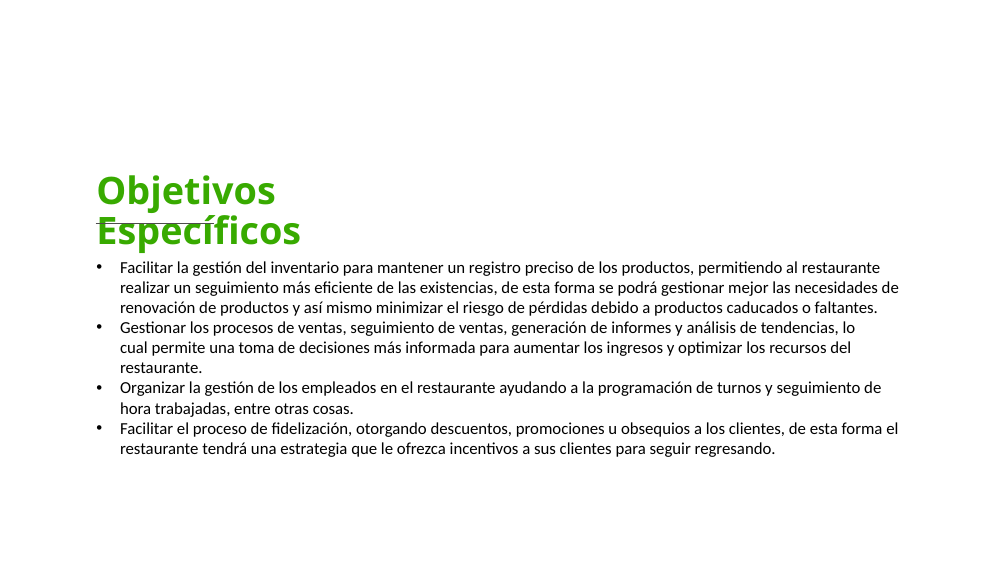
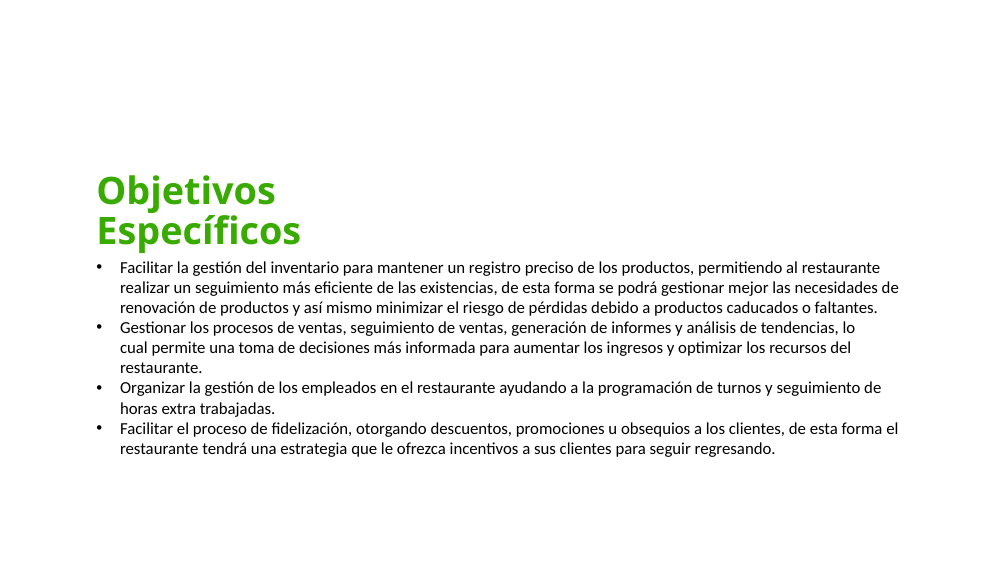
Before and after one commit to cmsrwood/mrhomero, a slide deck: slide 5 of entregables/Entregable (presentación).pptx. Drawn at 1008x567 pixels with LibreOffice and Linux fonts; fonts in the diff are those of the drawing; background and template pictures are left out. Boxes give left, top, right and bottom in pixels: in the first picture for what was removed or moved away, otherwise in the second. Text is boxed around its words. In the diff, an @@ line names an element or a change of style, - is before the commit and + after.

```diff
--- a/entregables/Entregable (presentación).pptx
+++ b/entregables/Entregable (presentación).pptx
@@ line removed from (96, 224) to (214, 224) @@
@@ text at bbox=[120, 381, 881, 417]: text changed @@
-• Organizar la gestión de los empleados en el restaurante ayudando a la programación de turnos y seguimiento de hora trabajadas, entre otras cosas.
+• Organizar la gestión de los empleados en el restaurante ayudando a la programación de turnos y seguimiento de horas extra trabajadas.
```
Also in this commit, not shown: 17 other slides changed, 5 slides added, 9 slides removed, 22 other files.
